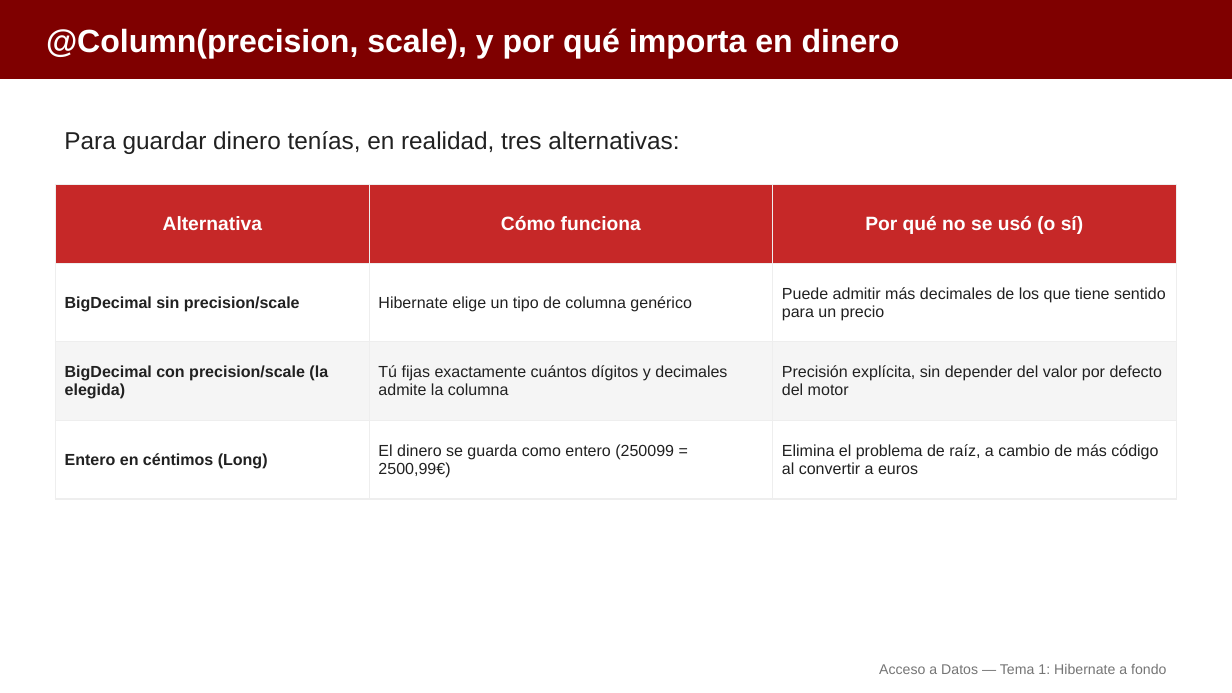
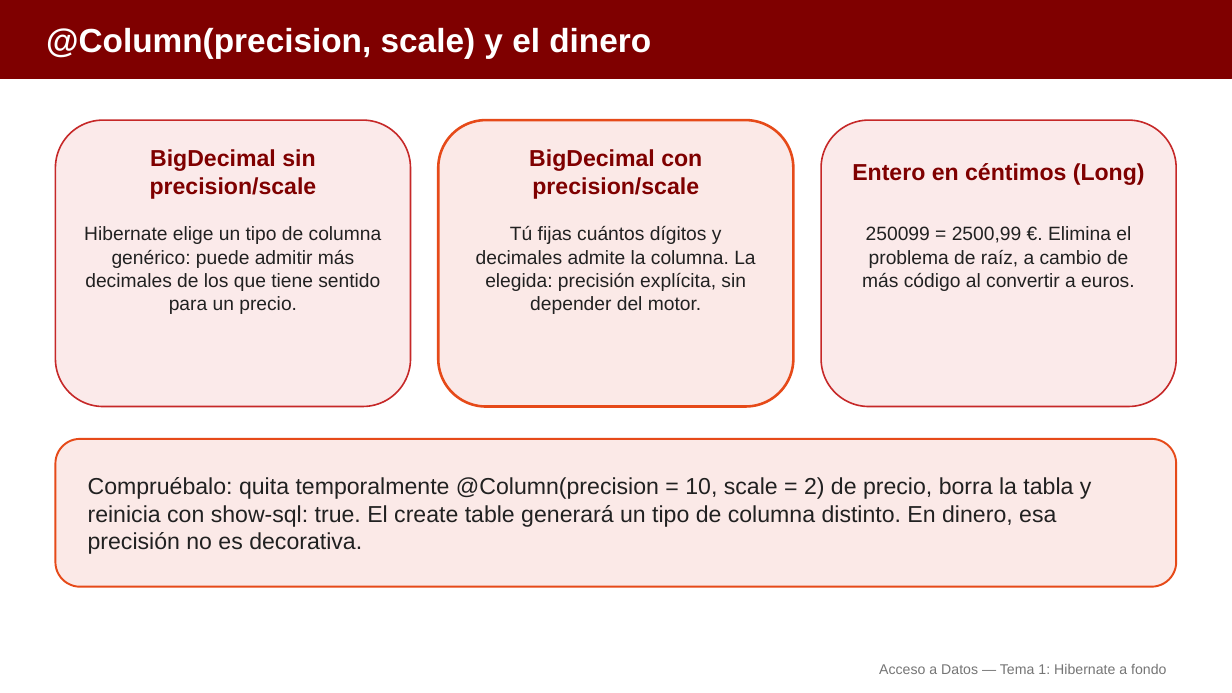
Before and after one commit to aitorventura/acceso-a-datos, a slide deck: slide 9 of docs/tema1/diapositivas/hibernate-a-fondo.pptx (slide 21 before the commit). Drawn at 1232x693 pixels with LibreOffice and Linux fonts; fonts in the diff are those of the drawing. Boxes give left, top, right and bottom in pixels: in the first picture for what was removed or moved away, otherwise in the second. Text is boxed around its words. In the diff, an @@ line names an element or a change of style, - is before the commit and + after.

Commit message:
Rehace las diapositivas del Tema 1: menos diapositivas por deck y más visuales
Agrupa las diapositivas por idea y sustituye los bloques de texto por
tarjetas, flujos y código con sintaxis coloreada, reutilizando las
infografías y diagramas existentes. Pasa de 275 a 113 diapositivas en
los ocho decks del tema.

```diff
--- a/docs/tema1/diapositivas/hibernate-a-fondo.pptx
+++ b/docs/tema1/diapositivas/hibernate-a-fondo.pptx
@@ text at [46,27,651,58]: text changed; size 25 to 26 pt @@
-@Column(precision, scale), y por qué importa en dinero
+@Column(precision, scale) y el dinero
@@ rounded rectangle added at [55,120,410,407], fill #FBEAEA, outline #C62828 1.25 pt @@
@@ text removed at [64,131,679,154] @@
-Para guardar dinero tenías, en realidad, tres alternativas:
@@ text added at [150,149,317,199], 18 pt, text #7F0000, bold @@
+BigDecimal sin precision/scale
@@ rounded rectangle added at [438,120,793,407], fill #FBE9E7, outline #E64A19 2 pt @@
@@ text added at [529,149,702,199], 18 pt, text #7F0000, bold @@
+BigDecimal con precision/scale
@@ rounded rectangle added at [822,120,1177,407], fill #FBEAEA, outline #C62828 1.25 pt @@
@@ text added at [852,163,1145,185], 18 pt, text #7F0000, bold @@
+Entero en céntimos (Long)
@@ table removed at [55,185,1177,499], 4 rows, 3 columns @@
-Alternativa | Cómo funciona | Por qué no se usó (o sí)
-BigDecimal sin precision/scale | Hibernate elige un tipo de columna genérico | Puede admitir más decimales de los que tiene sentido para un precio
-BigDecimal con precision/scale (la elegida) | Tú fijas exactamente cuántos dígitos y decimales admite la columna | Precisión explícita, sin depender del valor por defecto del motor
-Entero en céntimos (Long) | El dinero se guarda como entero (250099 = 2500,99€) | Elimina el problema de raíz, a cambio de más código al convertir a euros
@@ text added at [84,226,382,314], 15 pt, text #212121 @@
+Hibernate elige un tipo de columna genérico: puede admitir más decimales de los que tiene sentido para un precio.
@@ text added at [476,226,755,314], 15 pt, text #212121 @@
+Tú fijas cuántos dígitos y decimales admite la columna. La elegida: precisión explícita, sin depender del motor.
@@ text added at [862,226,1134,291], 15 pt, text #212121 @@
+250099 = 2500,99 €. Elimina el problema de raíz, a cambio de más código al convertir a euros.
@@ rounded rectangle added at [55,439,1177,587], fill #FBE9E7, outline #E64A19 1.5 pt @@
@@ text added at [88,477,1092,554], 18 pt, text #212121 @@
+Compruébalo: quita temporalmente @Column(precision = 10, scale = 2) de precio, borra la tabla y reinicia con show-sql: true. El create table generará un tipo de columna distinto. En dinero, esa precisión no es decorativa.
```
Also in this commit, not shown: 14 other slides changed, 22 slides removed, 15 other files.
